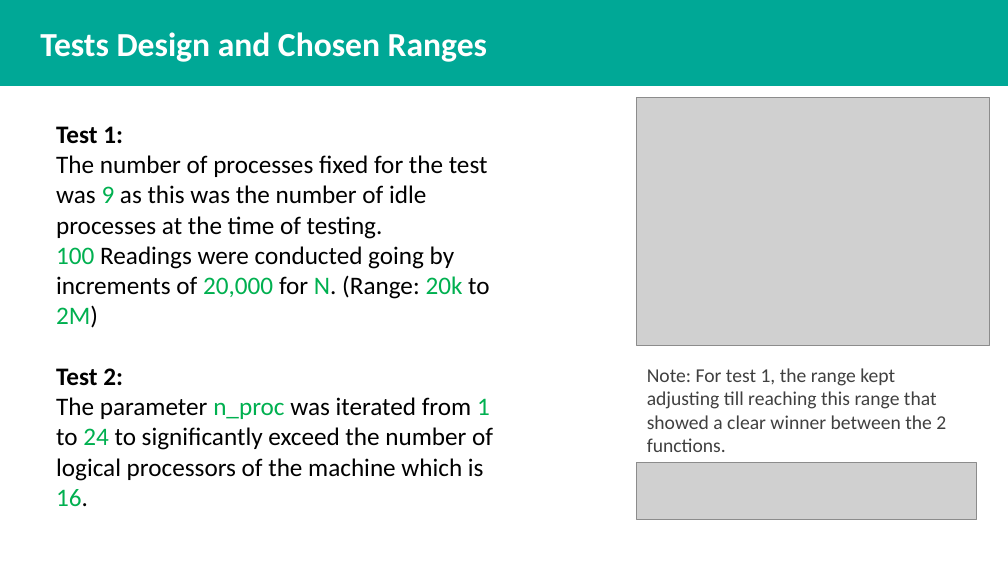
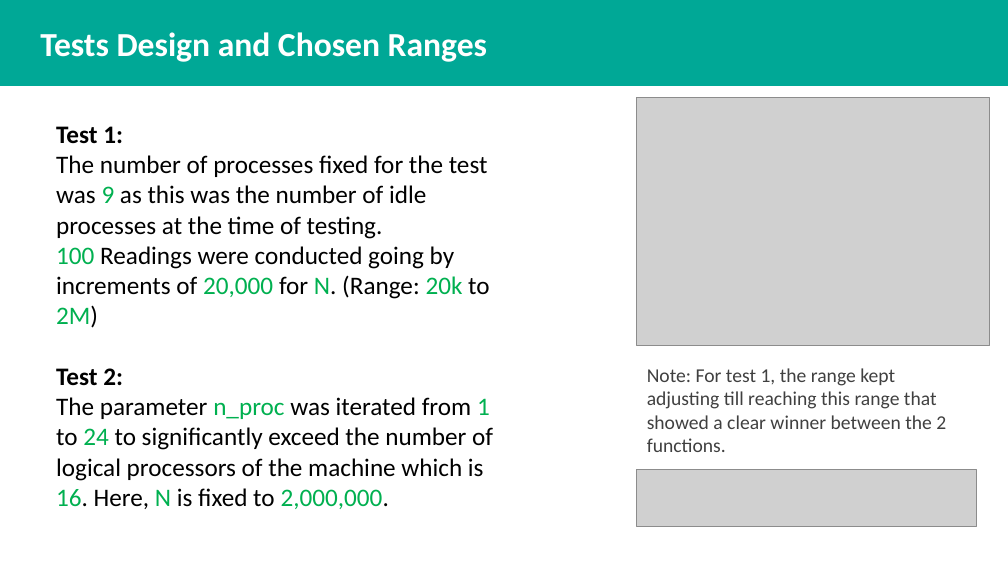
Before and after one commit to Sama3mad/OS-Lab-Project-4---The-fork-and-pipe-System-Calls, a slide deck: slide 15 of OS_Lab_Project_Slides.pptx. Drawn at 1008x567 pixels with LibreOffice and Linux fonts; fonts in the diff are those of the drawing; grey boxes stand for pictures. Boxes give left, top, right and bottom in pixels: in the first picture for what was removed or moved away, otherwise in the second. Text is boxed around its words. In the diff, an @@ line names an element or a change of style, - is before the commit and + after.

```diff
--- a/OS_Lab_Project_Slides.pptx
+++ b/OS_Lab_Project_Slides.pptx
@@ text at (56,397,493,509): text changed @@
-The parameter n_proc was iterated from 1 to 24 to significantly exceed the number of logical processors of the machine which is 16.
+The parameter n_proc was iterated from 1 to 24 to significantly exceed the number of logical processors of the machine which is 16. Here, N is fixed to 2,000,000.
@@ picture: place and size @@
-picture at (637,463,977,519)
+picture at (637,470,977,526)
```
Also in this commit, not shown: 2 other slides changed, 4 slides added, 2 other files.
